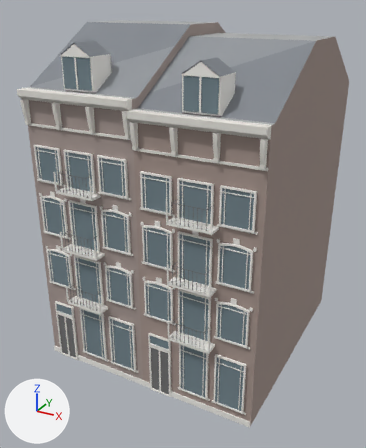
The glTF model public/canal-drive/models/ordinary-buildings/chunks/chunk-face-helmers-40-60-r1.glb, before and after one commit.
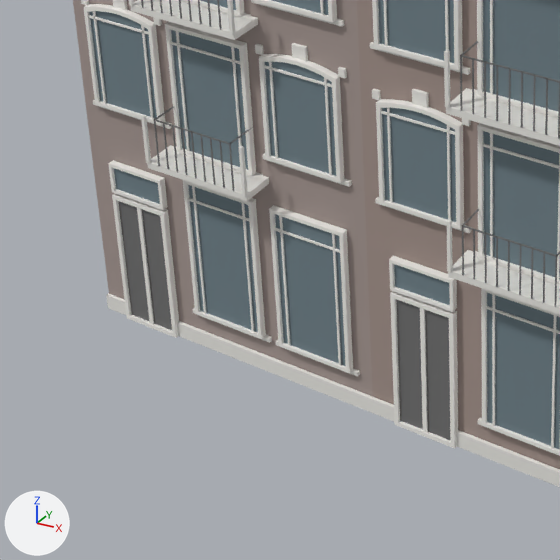
Old and new are each drawn whole from a 50 mm lens placed at (11.7, -17.0, 17.9), pointed at (-0.4, 4.9, 7.0) and again close up on the part from 5% to 56% of the width and 55% to 97% of the height. The lights are fixed; the arrows at lower left show +X, +Y and +Z. The first two pictures are the older version. Vertices at exactly the same position are counted once.

Before the edit, the objects in view are built like this:
```python
me_face_helmers_40_60_r1 = bpy.data.meshes.new('face-helmers-40-60-r1')
me_face_helmers_40_60_r1.from_pydata(...)  # 3193 vertices, 5143 faces; spans x -6.0..5.9, y -0.6..12.3, z 0.0..17.0
me_face_helmers_40_60_r1.materials.append(mat_614c44_brick)  # grey #a6948d
me_face_helmers_40_60_r1.materials.append(mat_64524c_brick)  # grey #a89a94
me_face_helmers_40_60_r1.materials.append(mat_d9d6cc_stone)  # white #eeece7
me_face_helmers_40_60_r1.materials.append(mat_cfcabd_frame)  # white #e9e6df
me_face_helmers_40_60_r1.materials.append(mat_e6e2d8_frame)  # white #f4f2ed
me_face_helmers_40_60_r1.materials.append(mat_2a2a2a_door)  # grey #717171
me_face_helmers_40_60_r1.materials.append(mat_2a3a42_glass)  # greyish blue #71838b
me_face_helmers_40_60_r1.materials.append(mat_3b4047_slate)  # grey #848990
me_face_helmers_40_60_r1.materials.append(mat_4b5056_slate)  # grey #94989d
me_face_helmers_40_60_r1.materials.append(mat_6a6c6c_slate)  # grey #adaeae
ob_face_helmers_40_60_r1 = bpy.data.objects.new('face-helmers-40-60-r1', me_face_helmers_40_60_r1)
ob_face_helmers_40_60_r1.location = (0.0, 0.0, 0.0)
```
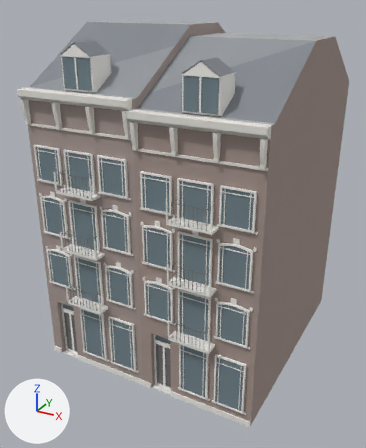
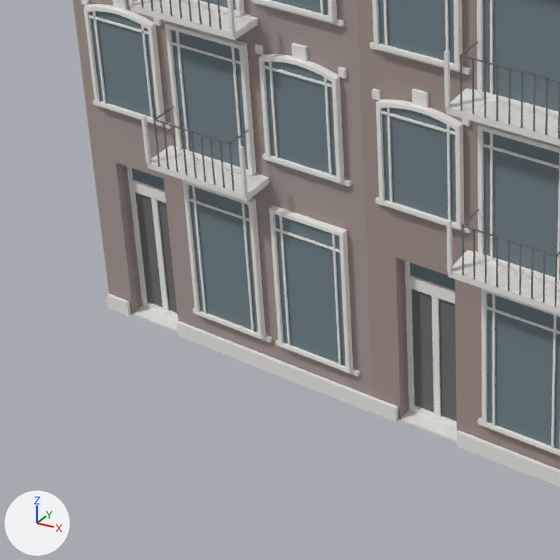
Pixel boxes [x1, y1, x2, y2] of what changed, in the close-ups (560 x 560 px; the box of a moved part takes in the faces that stretch with it):
part 1 of me_face_helmers_40_60_r1, added: after [133, 305, 178, 332]
part 2 of me_face_helmers_40_60_r1, added: after [399, 409, 457, 443]
part 3 of me_face_helmers_40_60_r1, moved or reshaped: before [137, 208, 154, 325]; after [151, 198, 169, 311]
part 4 of me_face_helmers_40_60_r1, moved or reshaped: before [420, 308, 428, 433]; after [432, 296, 441, 417]
part 5 of me_face_helmers_40_60_r1, moved or reshaped: before [118, 201, 172, 330]; after [135, 192, 177, 313]
part 6 of me_face_helmers_40_60_r1, moved or reshaped: before [396, 299, 451, 440]; after [412, 289, 457, 421]
part 7 of me_face_helmers_40_60_r1, moved or reshaped: before [114, 168, 160, 204]; after [132, 168, 165, 190]
part 8 of me_face_helmers_40_60_r1, moved or reshaped: before [394, 264, 450, 305]; after [410, 263, 455, 290]
part 9 of me_face_helmers_40_60_r1, added: after [127, 166, 178, 319]
part 10 of me_face_helmers_40_60_r1, added: after [405, 261, 457, 428]
part 11 of me_face_helmers_40_60_r1, added: after [121, 164, 142, 309]
part 12 of me_face_helmers_40_60_r1, moved or reshaped: [73, 0, 560, 469] in both

What changed in the scene script:
```text
Change me_face_helmers_40_60_r1:
    remove me_face_helmers_40_60_r1.from_pydata(...)  # 3193 vertices, 5143 faces; spans x -6.0..5.9, y -0.6..12.3, z 0.0..17.0
    add me_face_helmers_40_60_r1.from_pydata(...)  # 3348 vertices, 5353 faces; spans x -6.0..5.9, y -0.6..12.3, z 0.0..17.0
    me_face_helmers_40_60_r1 part 1: a new loose piece, a box spanning x -5.345..-4.174, y 0.0..0.4, z 0.0..0.04, in mat_d9d6cc_stone (white #eeece7)
    me_face_helmers_40_60_r1 part 2: a new loose piece, a box spanning x 0.51..1.684, y 0.0..0.4, z 0.0..0.04, in mat_d9d6cc_stone (white #eeece7)
    me_face_helmers_40_60_r1 part 3: the loose piece of 8 vertices spanning x -4.8..-4.7, y -0.1, z 0.1..2.6 is moved by (0.0, 0.4, 0.0)
    me_face_helmers_40_60_r1 part 4: the loose piece of 8 vertices spanning x 1.1, y -0.1, z 0.1..2.6 is moved by (0.0, 0.4, 0.0)
    me_face_helmers_40_60_r1 part 5: the loose piece of 8 vertices spanning x -5.3..-4.3, y -0.1, z 0.1..2.6 is moved by (0.0, 0.4, 0.0)
    me_face_helmers_40_60_r1 part 6: the loose piece of 8 vertices spanning x 0.6..1.6, y -0.1..0.0, z 0.1..2.6 is moved by (0.0, 0.4, 0.0)
    me_face_helmers_40_60_r1 part 7: the loose piece of 8 vertices spanning x -5.3..-4.2, y -0.1, z 2.8..3.3 is moved by (0.0, 0.4, 0.0)
    me_face_helmers_40_60_r1 part 8: the loose piece of 8 vertices spanning x 0.6..1.6, y -0.1..0.0, z 2.8..3.3 is moved by (0.0, 0.4, 0.0)
    me_face_helmers_40_60_r1 part 9: a new loose piece of 28 vertices spanning x -5.3..-4.2, y 0.3..0.4, z 0.0..3.4, in mat_e6e2d8_frame (white #f4f2ed)
    me_face_helmers_40_60_r1 part 10: a new loose piece of 28 vertices spanning x 0.5..1.7, y 0.3..0.4, z 0.0..3.4, in mat_e6e2d8_frame (white #f4f2ed)
    me_face_helmers_40_60_r1 part 11: a new loose piece of 20 vertices spanning x -5.3..-4.2, y 0.1..0.3, z 0.0..3.4, in mat_50423d_brick (grey #988b86)
    me_face_helmers_40_60_r1 part 12
    54 vertices are removed from x -5.3..1.7, y -0.1..0.0, z 0.0..3.4
    150 faces are deleted
    2 vertices move within x -5.3..-4.2, y 0.0, z 3.3..3.4
    50 vertices are added at x -5.3..1.7, y 0.0..0.4, z 0.0..14.4
    7 new vertices lie (0.0, 0.0, 3.4) away from vertices in x -4.2..1.7, y 0.0..0.1, z 0.0
    12 new vertices lie (0.0, 0.0, 3.4) away from vertices in x -5.3..0.6, y 0.0..0.4, z 0.0
    10 new faces join them, mat_4c3b35_brick (grey #94847e)
    8 new faces join them, mat_4e3d36_brick (grey #96867f)
    41 new faces join them, mat_614c44_brick (grey #a6948d)
    41 new faces join them, mat_64524c_brick (grey #a89a94)
    18 new faces join them, mat_d9d6cc_stone (white #eeece7)
    other edits to the shape of me_face_helmers_40_60_r1 do not show in these pictures
    add me_face_helmers_40_60_r1.materials.append(mat_4c3b35_brick)  # grey #94847e
    add me_face_helmers_40_60_r1.materials.append(mat_4e3d36_brick)  # grey #96867f
    add me_face_helmers_40_60_r1.materials.append(mat_4e403b_brick)  # grey #968984
    add me_face_helmers_40_60_r1.materials.append(mat_50423d_brick)  # grey #988b86
```
